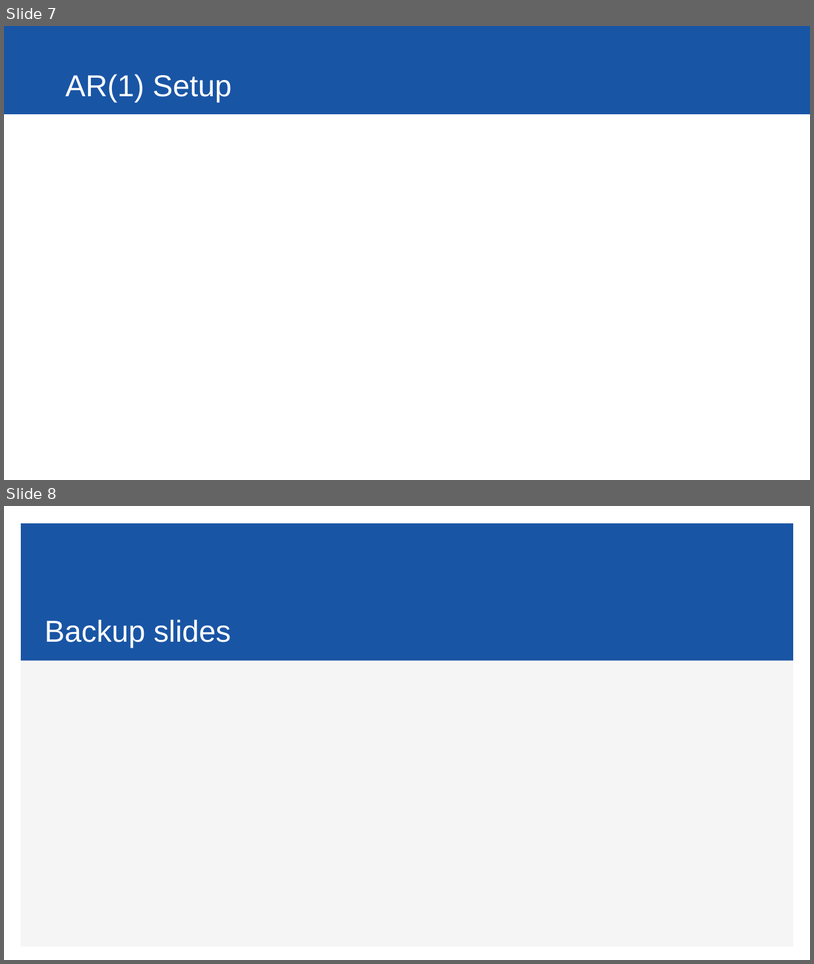
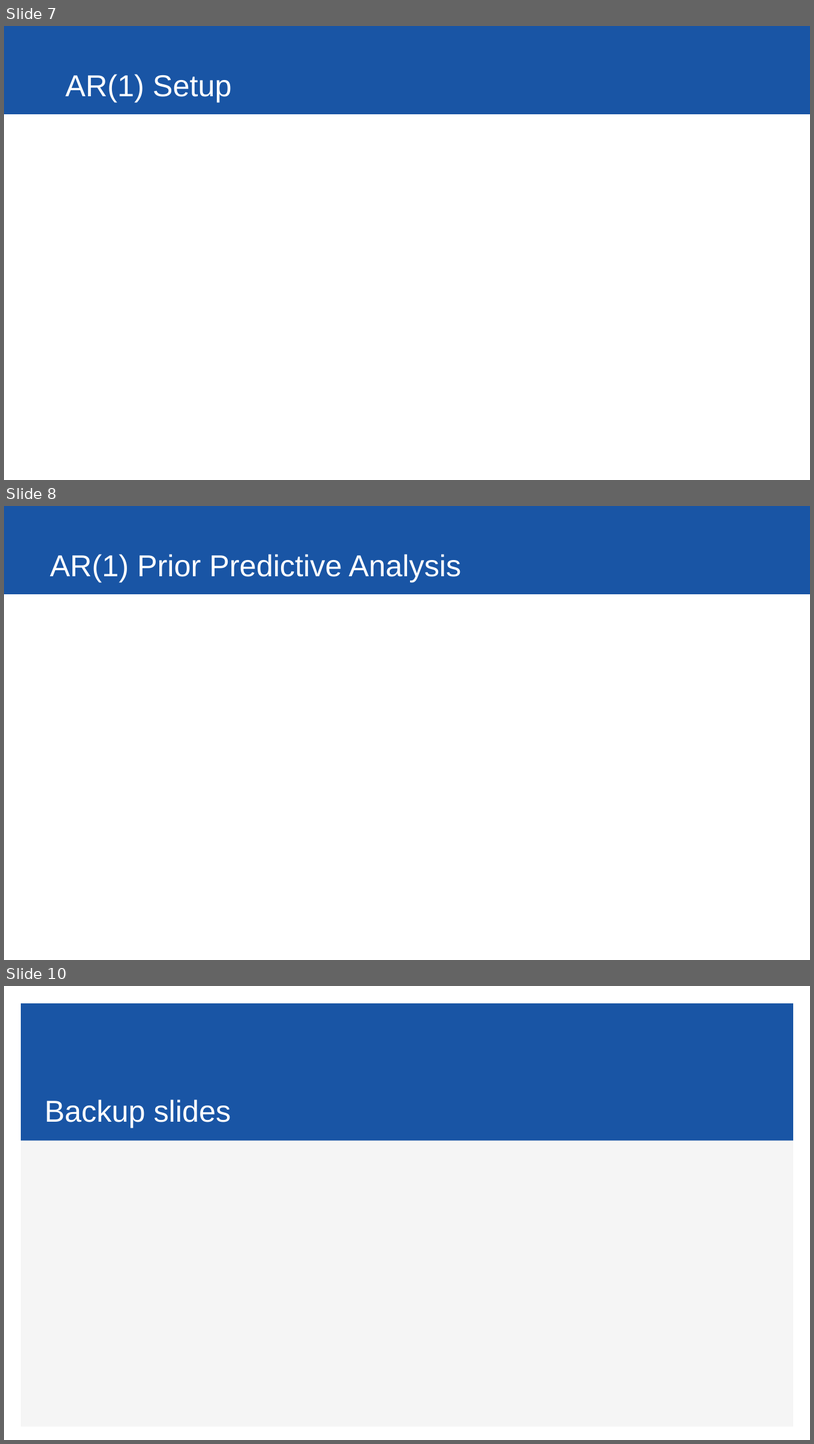
Before and after one commit to ybryan/stat685_distracted_driving, a slide deck: src/presentation/final_presentation.pptx. Shown one above the other, each under a label of ours: slides 7 and 8 before the commit, slides 7, 8 and 10 after it; the slides between them are not shown. The pictures are 814x964 and 814x1444 pixels, drawn with LibreOffice and Linux fonts; fonts in the diff are those of the drawing. Boxes give left, top, right and bottom in pixels: in the first picture for what was removed or moved away, otherwise in the second. Text is boxed around its words. In the diff, an @@ line names an element or a change of style, - is before the commit and + after.

```diff
--- a/src/presentation/final_presentation.pptx
+++ b/src/presentation/final_presentation.pptx
@@ slide 8 added at box(4, 506, 810, 960), background #FFFFFF; not listed: 1 template element that a slide beside it also shows @@
@@ title added at box(50, 554, 462, 582), 36 pt, text #FFFFFF @@
+AR(1) Prior Predictive Analysis
@@ what was slide 8 is now slide 10 @@
```
Also in this commit, not shown: 3 slides changed, 2 other slides added, 1 other file.
